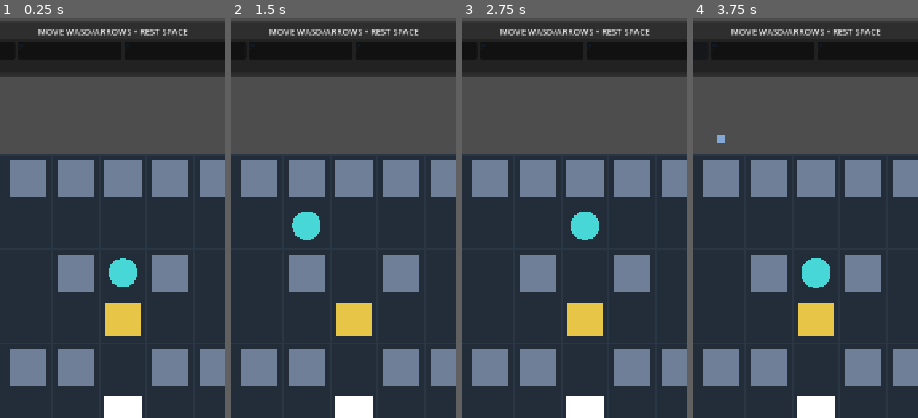
Above: before the commit, frames 1-4 (left to right).
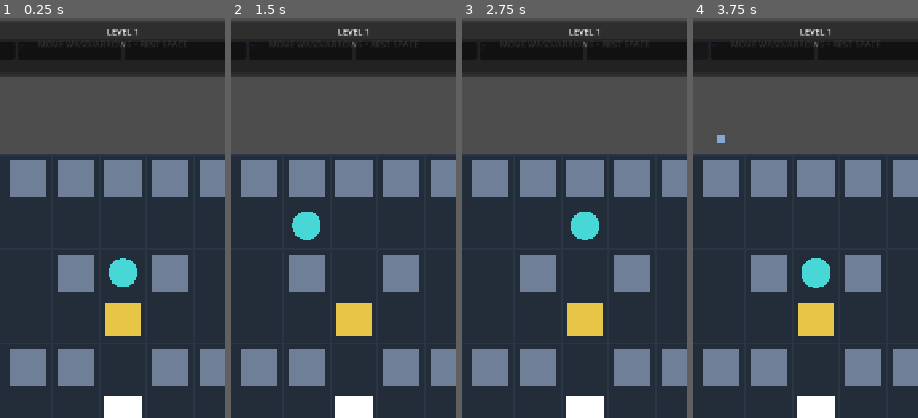
Above: after the commit, the same moments.

Repository: hszqf/Scatterbrain
Game: Godot game, scene res://scenes/app/App.tscn
The game is run twice, just before and just after one commit, with the same random seed, the same clock (stepped at 60 frames per second) and the same inputs.
Inputs:
- Up to frame 1 (0.25 s): no input
- Up to frame 2 (1.5 s): click "UP" at 0.5 s; click "LT" at 1.25 s
- Up to frame 3 (2.75 s): click "RT" at 2 s
- Up to frame 4 (3.75 s): click "DN" at 2.75 s; click "REST" at 3.5 s
The pictures show only the part of the screen within x 23-73%, y 0-50%; the shares and areas given below are measured in that part.

The runs differ from the first frame. In frame 1, 0.8% of the frame differs, in the area x 16-84%, y 2-8%; in frame 2, 0.8%; in frame 3, 0.8%; in frame 4, 0.8%.

Commit message:
Add level label and fade transition between levels

Diff:
--- a/scenes/game/GameRoot.tscn
+++ b/scenes/game/GameRoot.tscn
@@ -5,6 +5,7 @@
 [ext_resource type="PackedScene" path="res://scenes/game/MemoryQueueView.tscn" id="3"]
 [ext_resource type="PackedScene" path="res://scenes/levels/Level001.tscn" id="4"]
 [ext_resource type="Script" path="res://scripts/game/replay_controller.gd" id="5"]
+[ext_resource type="PackedScene" path="res://scenes/levels/Level002.tscn" id="6"]
 
 [node name="GameRoot" type="Node"]
 script = ExtResource("1")
@@ -13,9 +14,11 @@
 replay_controller_path = NodePath("CanvasLayer/ReplayController")
 queue_view_path = NodePath("CanvasLayer/UIRoot/MainVBox/TopPanel/MemoryQueueView")
 status_label_path = NodePath("CanvasLayer/UIRoot/MainVBox/TopPanel/StatusLabel")
+level_label_path = NodePath("CanvasLayer/UIRoot/MainVBox/TopPanel/LevelLabel")
 debug_feedback_label_path = NodePath("CanvasLayer/UIRoot/CopyLogFeedback")
 board_center_anchor_path = NodePath("CanvasLayer/UIRoot/MainVBox/BoardAnchor")
 build_info_label_path = NodePath("CanvasLayer/UIRoot/BuildInfoLabel")
+level_scenes = Array[PackedScene]([ExtResource("4"), ExtResource("6")])
 
 [node name="CanvasLayer" type="CanvasLayer" parent="."]
 
@@ -60,8 +63,19 @@
 anchors_preset = 10
 anchor_right = 1.0
 offset_left = 8.0
+offset_top = 26.0
+offset_right = -40.0
+offset_bottom = 44.0
+horizontal_alignment = 1
+theme_override_font_sizes/font_size = 14
+
+[node name="LevelLabel" type="Label" parent="CanvasLayer/UIRoot/MainVBox/TopPanel"]
+layout_mode = 1
+anchors_preset = 10
+anchor_right = 1.0
+offset_left = 8.0
 offset_top = 6.0
-offset_right = -40.0
+offset_right = -8.0
 offset_bottom = 24.0
 horizontal_alignment = 1
 theme_override_font_sizes/font_size = 14
--- a/scripts/game/game_controller.gd
+++ b/scripts/game/game_controller.gd
@@ -7,14 +7,17 @@
 @export var replay_controller_path: NodePath
 @export var queue_view_path: NodePath
 @export var status_label_path: NodePath
+@export var level_label_path: NodePath
 @export var debug_feedback_label_path: NodePath
 @export var board_center_anchor_path: NodePath
 @export var build_info_label_path: NodePath
+@export var level_scenes: Array[PackedScene] = []
 
 var _board_view: BoardView
 var _replay_controller: ReplayController
 var _queue_view: MemoryQueueView
 var _status_label: Label
+var _level_label: Label
 var _debug_feedback_label: Label
 var _board_center_anchor: Control
 var _build_info_label: Label
@@ -48,6 +51,7 @@
 var _last_replay_gate_reason: String = "none"
 var _last_presentation_trace: Array[String] = []
 var _feedback_clear_at_msec: int = 0
+var _current_level_index: int = 0
 
 
 func _ready() -> void:
@@ -55,10 +59,12 @@
 	_replay_controller = get_node(replay_controller_path)
 	_queue_view = get_node(queue_view_path)
 	_status_label = get_node(status_label_path)
+	_level_label = get_node(level_label_path)
 	_debug_feedback_label = get_node(debug_feedback_label_path)
 	_board_center_anchor = get_node(board_center_anchor_path)
 	_build_info_label = get_node(build_info_label_path)
 	_build_info_label.text = BuildInfo.display_text()
+	_resolve_initial_level_index()
 	_reset_level()
 
 
@@ -234,7 +240,26 @@
 func _check_win() -> void:
 	if _world.player_position == _world.exit_position:
 		_is_complete = true
-		_status_label.text = "CLEAR • R/RST"
+		_status_label.text = "CLEAR"
+		_begin_level_complete_transition()
+
+
+func _begin_level_complete_transition() -> void:
+	if _input_locked:
+		return
+	_input_locked = true
+	await _fade_board_to(0.0, 0.38)
+	_advance_level_index()
+	_reset_level()
+	_board_view.modulate.a = 0.0
+	await _fade_board_to(1.0, 0.34)
+	_input_locked = false
+
+
+func _fade_board_to(target_alpha: float, duration: float) -> void:
+	var tween: Tween = create_tween()
+	tween.tween_property(_board_view, "modulate:a", target_alpha, duration).set_trans(Tween.TRANS_SINE).set_ease(Tween.EASE_IN_OUT)
+	await tween.finished
 
 
 func _recompile_world(reason: String) -> void:
@@ -366,6 +391,7 @@
 	if _is_complete:
 		return
 	_status_label.text = "MOVE WASD/ARROWS • REST SPACE"
+	_level_label.text = _format_level_label()
 
 
 func _layout_board() -> void:
@@ -429,17 +455,19 @@
 	_board_view.sync_world(_world)
 	_queue_view.render_queue(_queue.entries(), _defaults.memory_capacity, _defaults.obsession_capacity)
 	_debug_feedback_label.text = ""
+	_level_label.text = _format_level_label()
 	_update_status()
 	_layout_board()
 
 
 func _build_defaults() -> WorldDefaults:
-	if level_scene == null:
+	var active_scene: PackedScene = _get_active_level_scene()
+	if active_scene == null:
 		push_error("GameController.level_scene is required and cannot be null.")
 		assert(false, "GameController requires level_scene")
 		return null
 
-	var root: Node = level_scene.instantiate()
+	var root: Node = active_scene.instantiate()
 	if root is not LevelRoot:
 		root.queue_free()
 		push_error("level_scene must instantiate LevelRoot")
@@ -451,6 +479,33 @@
 	remove_child(root)
 	root.queue_free()
 	return WorldDefaults.from_runtime_data(runtime_data)
+
+
+func _get_active_level_scene() -> PackedScene:
+	if not level_scenes.is_empty():
+		var clamped_index: int = clampi(_current_level_index, 0, level_scenes.size() - 1)
+		return level_scenes[clamped_index]
+	return level_scene
+
+
+func _resolve_initial_level_index() -> void:
+	_current_level_index = 0
+	if level_scenes.is_empty() or level_scene == null:
+		return
+	for idx: int in range(level_scenes.size()):
+		if level_scenes[idx] == level_scene:
+			_current_level_index = idx
+			return
+
+
+func _advance_level_index() -> void:
+	if level_scenes.is_empty():
+		return
+	_current_level_index = (_current_level_index + 1) % level_scenes.size()
+
+
+func _format_level_label() -> String:
+	return "LEVEL %d" % (_current_level_index + 1)
 
 
 
